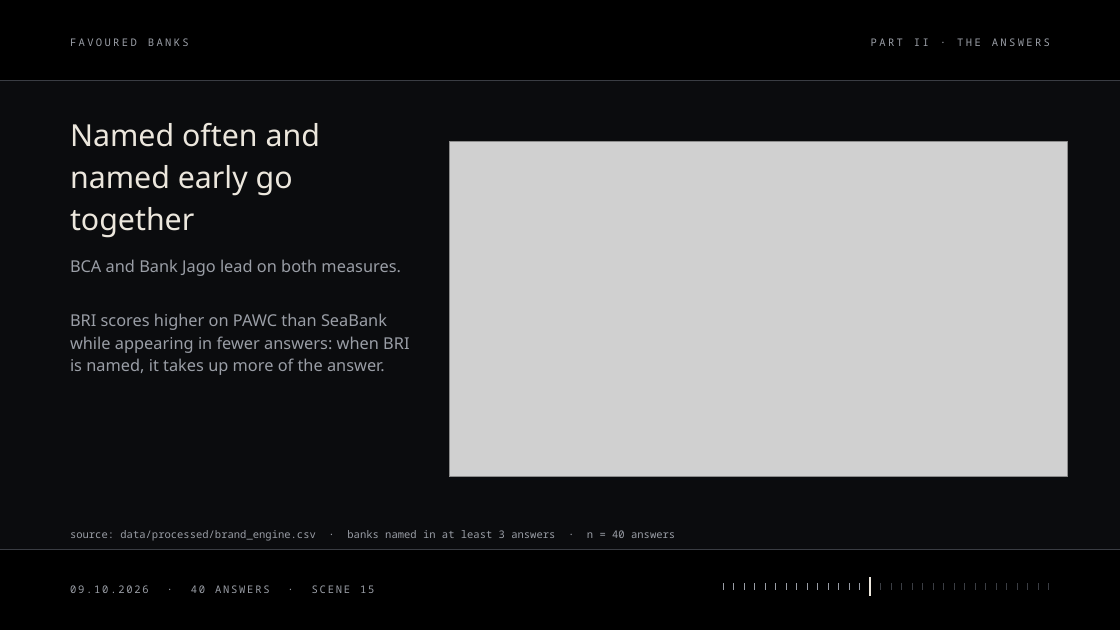
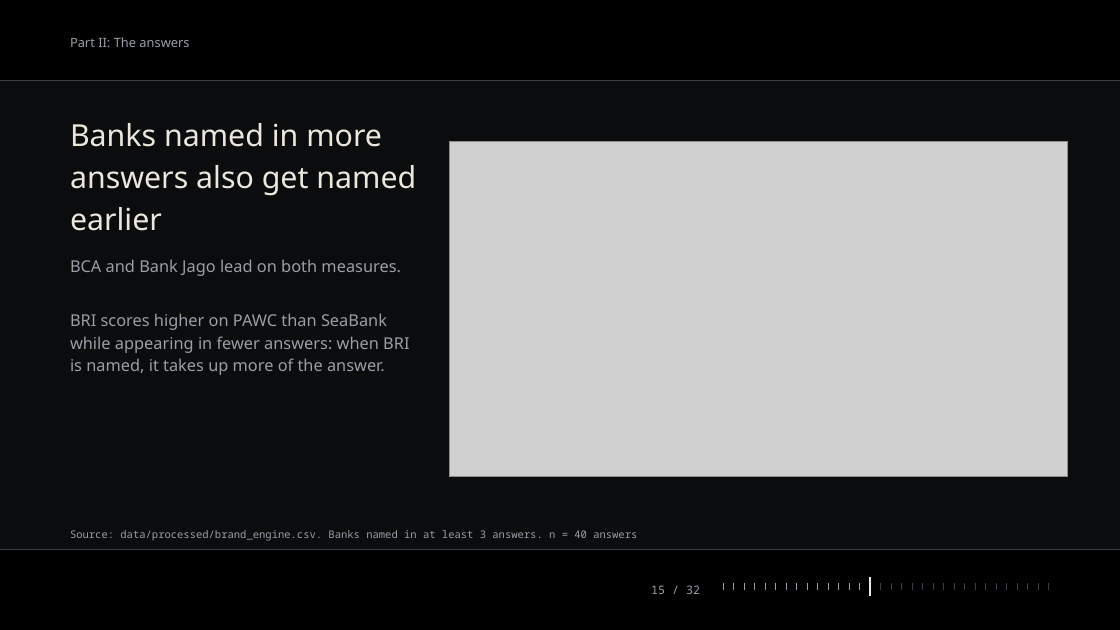
Before and after one commit to rgmwnn/geo-bank-visibility, a slide deck: slide 15 of deck/out/favoured-banks.pptx. Drawn at 1120x630 pixels with LibreOffice and Linux fonts; fonts in the diff are those of the drawing; grey boxes stand for pictures. Boxes give left, top, right and bottom in pixels: in the first picture for what was removed or moved away, otherwise in the second. Text is boxed around its words. In the diff, an @@ line names an element or a change of style, - is before the commit and + after.

```diff
--- a/deck/out/favoured-banks.pptx
+++ b/deck/out/favoured-banks.pptx
@@ text at [70,37,189,47]: text changed; size 9 to 11 pt; font Noto Sans Mono to Noto Sans @@
-PART II · THE ANSWERS
+Part II: The answers
@@ text removed at [70,38,189,46] @@
-FAVOURED BANKS
@@ text at [70,123,416,231]: text changed @@
-Named often and named early go together
+Banks named in more answers also get named earlier
@@ text at [70,530,637,541]: text changed @@
-source: data/processed/brand_engine.csv · banks named in at least 3 answers · n = 40 answers
+Source: data/processed/brand_engine.csv. Banks named in at least 3 answers. n = 40 answers
@@ text removed at [70,585,374,593] @@
-09.10.2026 · 40 ANSWERS · SCENE 15
@@ text added at [651,585,700,594], 10 pt, text #9A9EA6 @@
+15 / 32
```
Also in this commit, not shown: 31 other slides changed, 7 other files.
